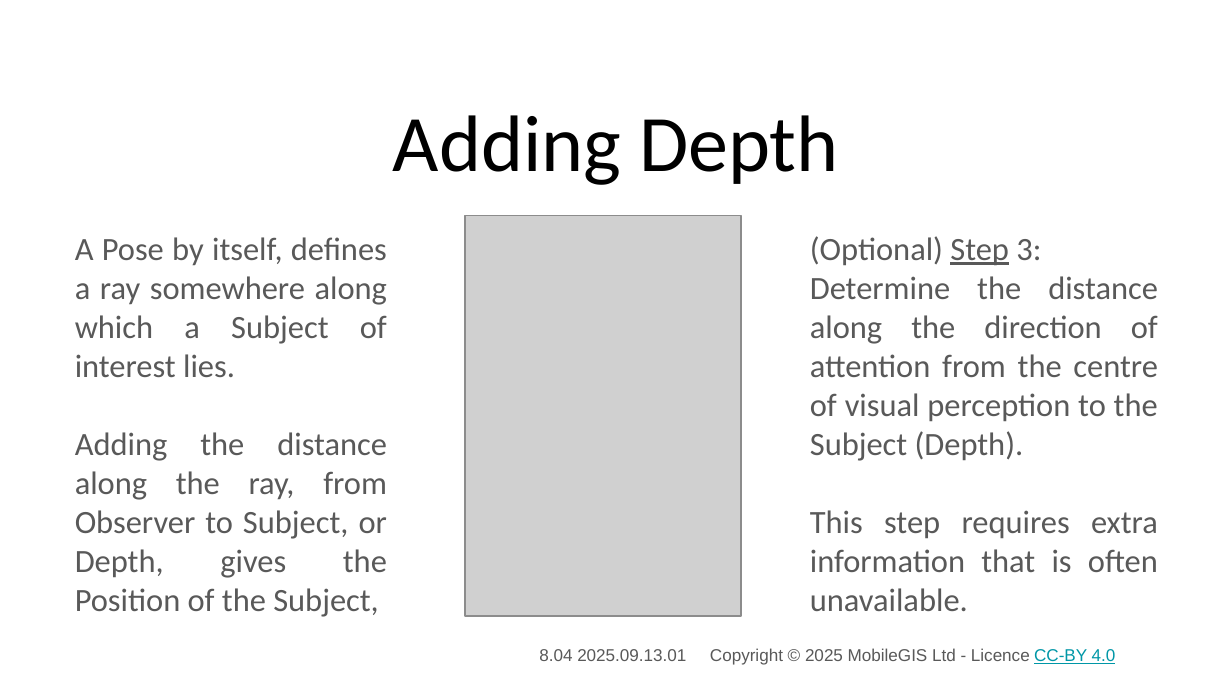
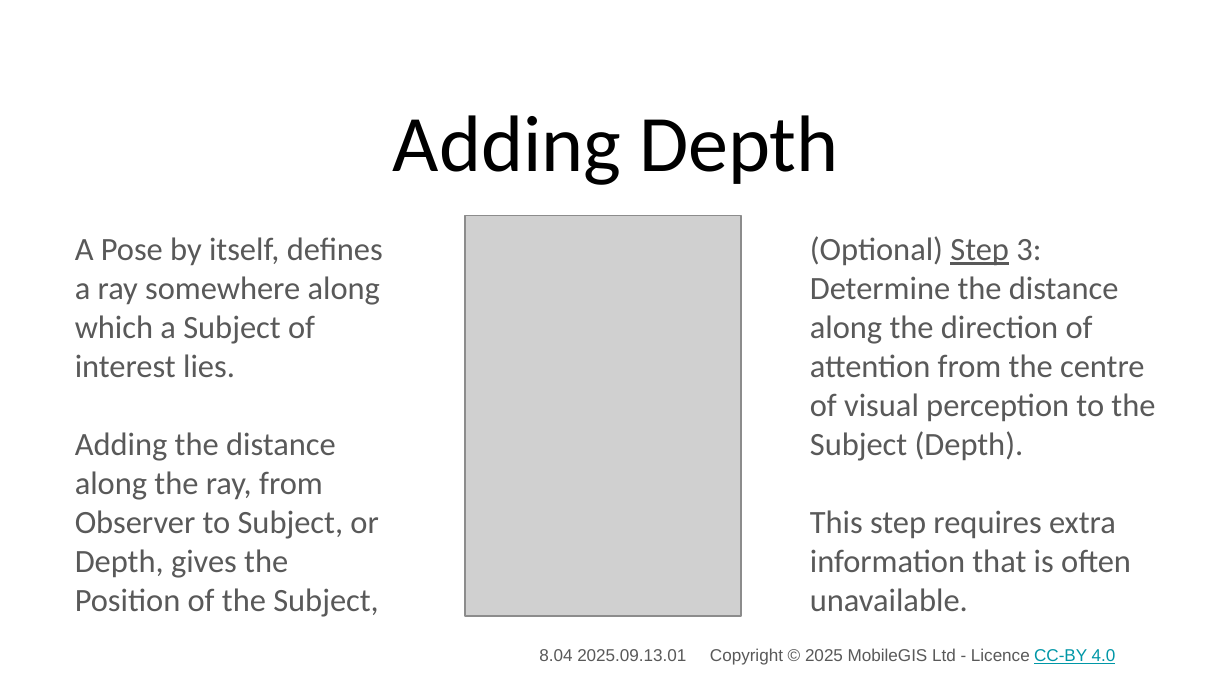
Before and after one commit to 3DXScape/PoseBits, a slide deck: slide 10 of Slides/Origins/Attention, the Origin of Pose_01.pptx. Drawn at 1232x693 pixels with LibreOffice and Linux fonts; fonts in the diff are those of the drawing; grey boxes stand for pictures; background and template pictures are left out. Boxes give left, top, right and bottom in pixels: in the first picture for what was removed or moved away, otherwise in the second. Text is boxed around its words. In the diff, an @@ line names an element or a change of style, - is before the commit and + after.

```diff
--- a/Slides/Origins/Attention, the Origin of Pose_01.pptx
+++ b/Slides/Origins/Attention, the Origin of Pose_01.pptx
@@ text "A Pose by itself, defines ..." at <box>75,237,383,617</box>: alignment justified to left @@
@@ text "(Optional) Step 3:" at <box>810,236,1155,611</box>: alignment justified to left @@
```
Also in this commit, not shown: 13 other slides changed, 6 slides added, 2 other files.
